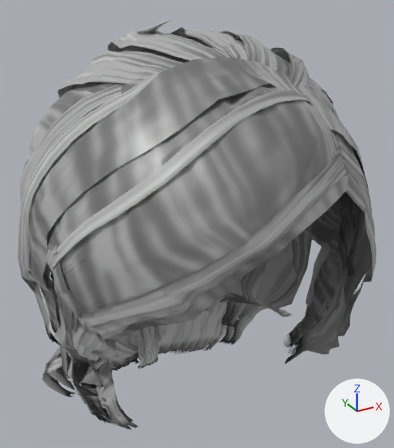
One commit to the glTF model public/models/daz_hair_french_lazy_roll.glb: the scene before it, then after it.
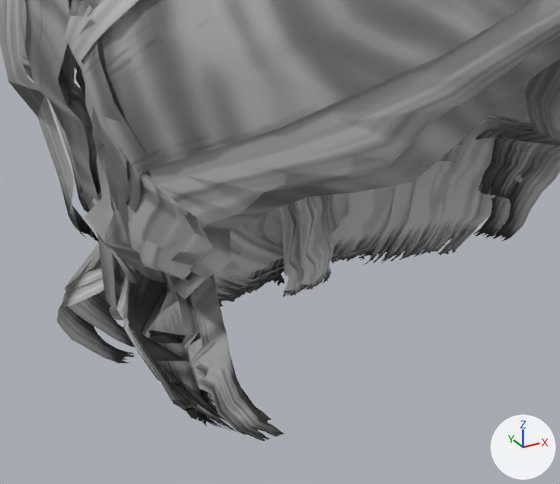
The first picture shows the older version from a camera (50 mm lens) standing at (-0.138, -0.246, 0.176) and looking at (0.009, 0.02, 0.043). The close-ups show the older and then the newer version on the part from 5% to 65% of the width and 54% to 100% of the height of that picture. Only the edits that show in the close-ups are written down. The axes (+X, +Y, +Z) are drawn at lower right. The lights are the same throughout. Vertices at exactly the same position are counted once.

Before the edit, the objects in view are built like this:
```python
me_daz_hair_french_lazy_roll = bpy.data.meshes.new('daz_hair_french_lazy_roll')
me_daz_hair_french_lazy_roll.from_pydata(...)  # 5700 vertices, 7517 faces; spans x -0.095..0.09, y -0.095..0.127, z -0.115..0.161
me_daz_hair_french_lazy_roll.materials.append(mat_daz_hair_french_lazy_roll_mat)
ob_daz_hair_french_lazy_roll = bpy.data.objects.new('daz_hair_french_lazy_roll', me_daz_hair_french_lazy_roll)
ob_daz_hair_french_lazy_roll.location = (0.0, 0.0, 0.0)
```
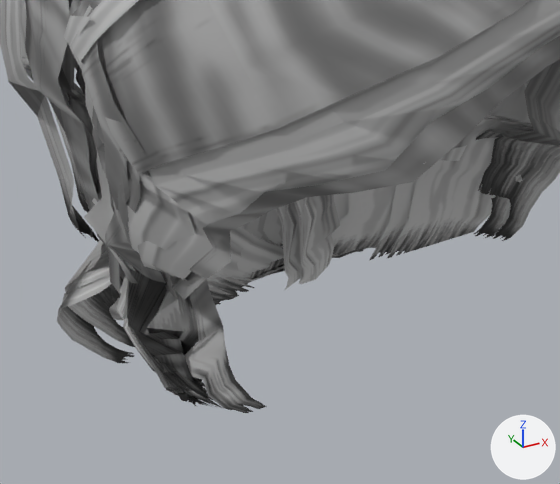
Boxes (x1, y1, x2, y2) around the edits, measured in the close-ups (560 x 484 px; the box of a moved part takes in the faces that stretch with it):
'daz_hair_french_lazy_roll', reshaped
    before: (0, 0, 560, 441)
    after: (0, 0, 560, 413)
part 1 of me_daz_hair_french_lazy_roll, deleted
    before: (219, 232, 473, 307)
part 2 of me_daz_hair_french_lazy_roll, moved or reshaped
    before: (98, 215, 284, 441)
    after: (123, 274, 267, 413)

The change, as a list of edits to the scene's bpy script:
```text
Change me_daz_hair_french_lazy_roll:
    used by ob_daz_hair_french_lazy_roll; location = (0.0, 0.0, 0.0)
    remove me_daz_hair_french_lazy_roll.from_pydata(...)  # 5700 vertices, 7517 faces; spans x -0.095..0.09, y -0.095..0.127, z -0.115..0.161
    add me_daz_hair_french_lazy_roll.from_pydata(...)  # 5249 vertices, 6893 faces; spans x -0.095..0.09, y -0.095..0.127, z -0.107..0.161
    me_daz_hair_french_lazy_roll part 1: 344 vertices removed from x -0.055..0.055, y 0.07..0.11, z -0.115..-0.103
    me_daz_hair_french_lazy_roll part 2: 57 vertices moved from x -0.076..-0.057, y -0.018..0.019, z -0.051..-0.028 to x -0.076..-0.058, y -0.009..0.019, z -0.051..-0.028; 114 vertices removed from x -0.08..-0.052, y -0.036..0.032, z -0.051..0.024; 61 vertices added at x -0.077..-0.052, y -0.014..0.019, z -0.051..-0.036
    other edits to the shape of me_daz_hair_french_lazy_roll do not show in these pictures
```
